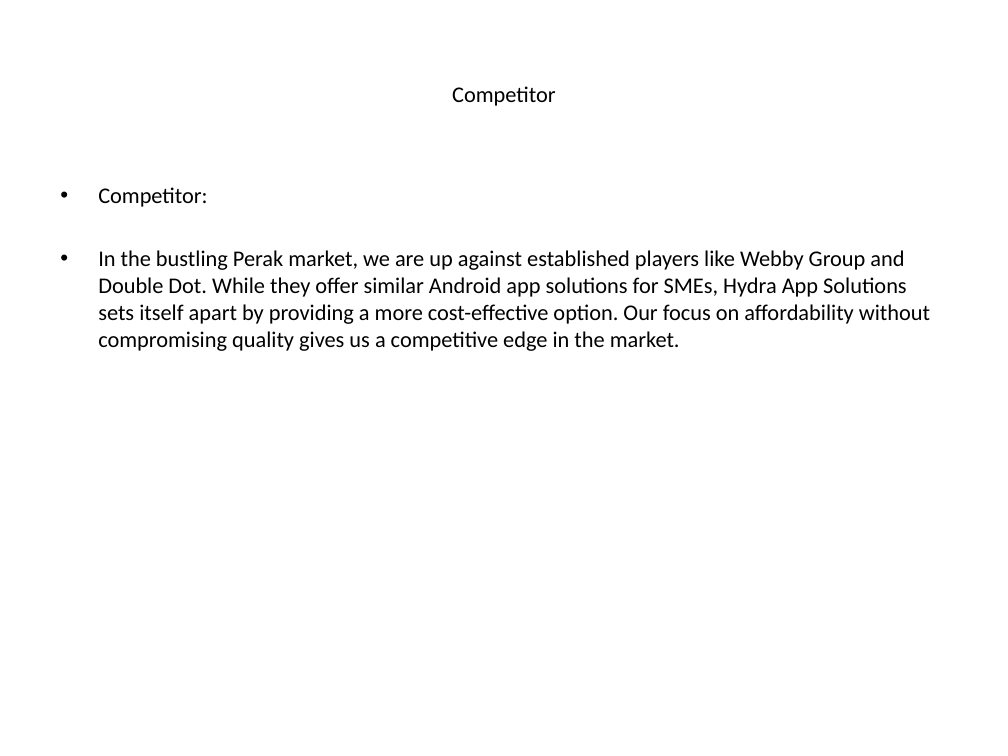
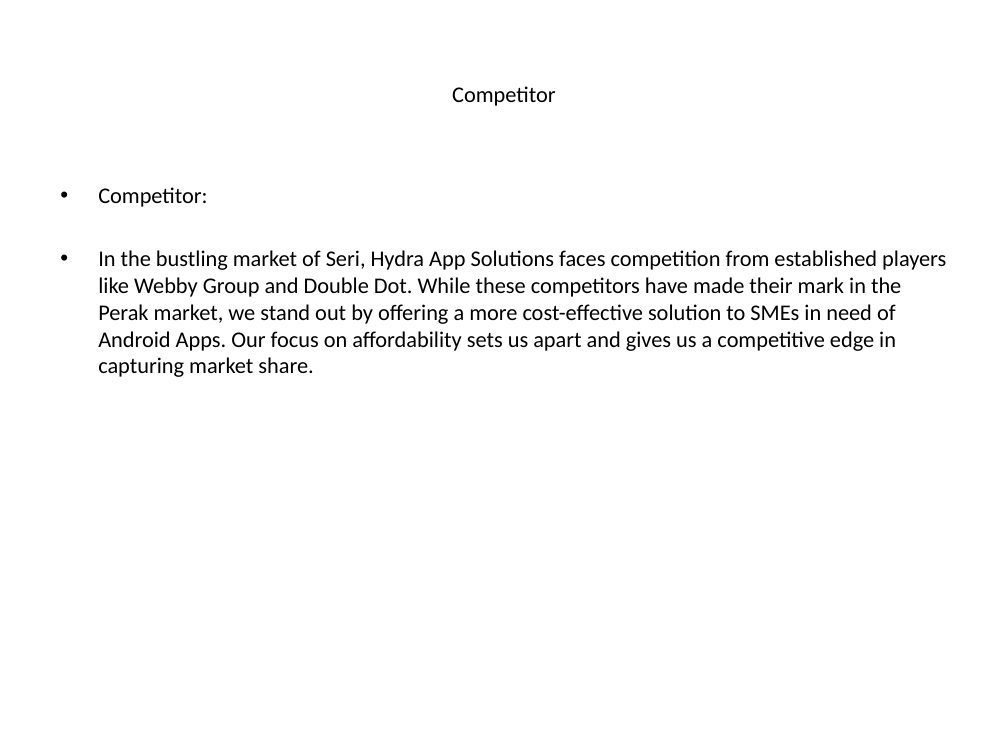
Before and after one commit to luhouyang/cantimagine, a slide deck: slide 4 of generated_ppt/_presentation.pptx. Drawn at 1008x756 pixels with LibreOffice and Linux fonts; fonts in the diff are those of the drawing. Boxes give left, top, right and bottom in pixels: in the first picture for what was removed or moved away, otherwise in the second. Text is boxed around its words. In the diff, an @@ line names an element or a change of style, - is before the commit and + after.

```diff
--- a/generated_ppt/_presentation.pptx
+++ b/generated_ppt/_presentation.pptx
@@ text at [98, 250, 946, 377]: text changed @@
-• In the bustling Perak market, we are up against established players like Webby Group and Double Dot. While they offer similar Android app solutions for SMEs, Hydra App Solutions sets itself apart by providing a more cost-effective option. Our focus on affordability without compromising quality gives us a competitive edge in the market.
+• In the bustling market of Seri, Hydra App Solutions faces competition from established players like Webby Group and Double Dot. While these competitors have made their mark in the Perak market, we stand out by offering a more cost-effective solution to SMEs in need of Android Apps. Our focus on affordability sets us apart and gives us a competitive edge in capturing market share.
```
Also in this commit, not shown: 4 other slides changed.
